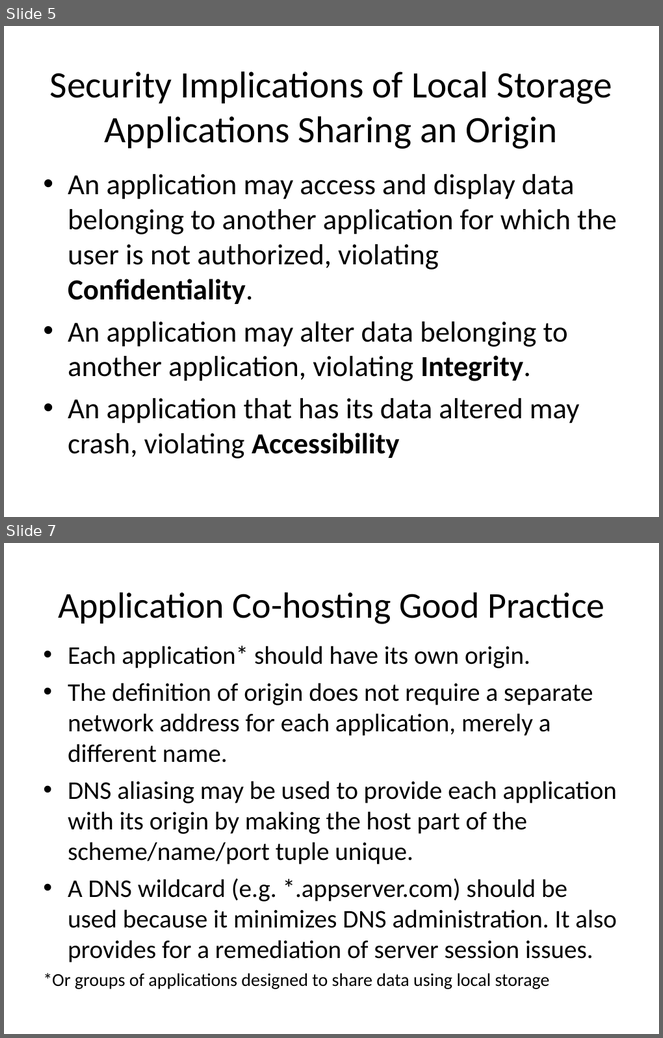
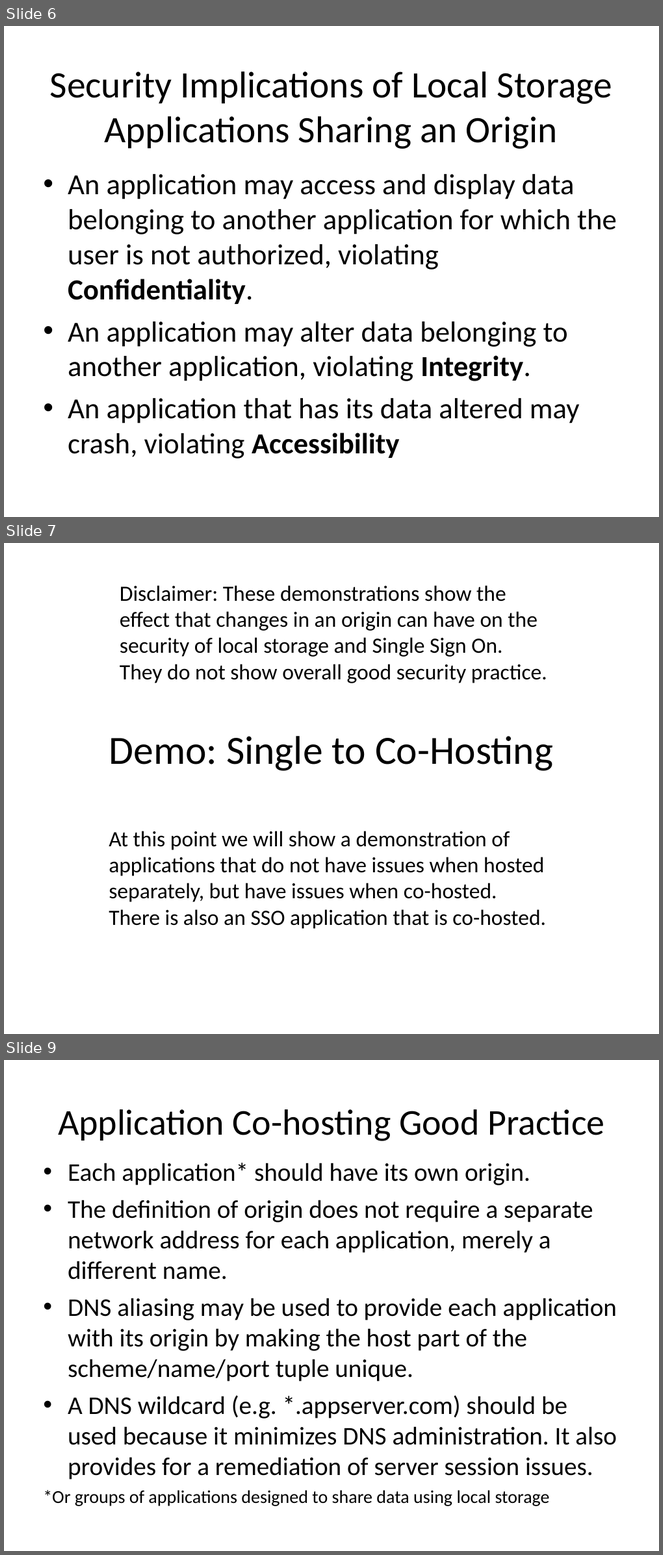
Before and after one commit to EdCharbeneau/CodePaLOUsa, a slide deck: 2013/LocalStorageSecurity/LocalStoragePresentation.ppt. Shown one above the other, each under a label of ours: slides 5 and 7 before the commit, slides 6, 7 and 9 after it; the slides between them are not shown. The pictures are 663x1038 and 663x1555 pixels, drawn with LibreOffice and Linux fonts; fonts in the diff are those of the drawing. Boxes give left, top, right and bottom in pixels: in the first picture for what was removed or moved away, otherwise in the second. Text is boxed around its words. In the diff, an @@ line names an element or a change of style, - is before the commit and + after.

Commit message:
Add bio slide and slide to signal when to do demo.  Add a howto file on how to perform the demo for third parties.

```diff
--- a/2013/LocalStorageSecurity/LocalStoragePresentation.ppt
+++ b/2013/LocalStorageSecurity/LocalStoragePresentation.ppt
@@ slide 7 added at <box>4,543,659,1034</box>, background #FFFFFF @@
@@ text added at <box>120,585,547,683</box>, 24 pt, text #000000 @@
+Disclaimer: These demonstrations show the effect that changes in an origin can have on the security of local storage and Single Sign On. They do not show overall good security practice.
@@ title added at <box>109,736,553,771</box>, 44 pt, text #000000 @@
+Demo: Single to Co-Hosting
@@ subtitle added at <box>109,831,546,929</box>, 24 pt, text #000000 @@
+At this point we will show a demonstration of applications that do not have issues when hosted separately, but have issues when co-hosted. There is also an SSO application that is co-hosted.
@@ what was slide 5 is now slide 6 @@
@@ what was slide 7 is now slide 9 @@
```
Also in this commit, not shown: 3 slides changed, 7 other slides added, 1 slide removed, 6 other files.
